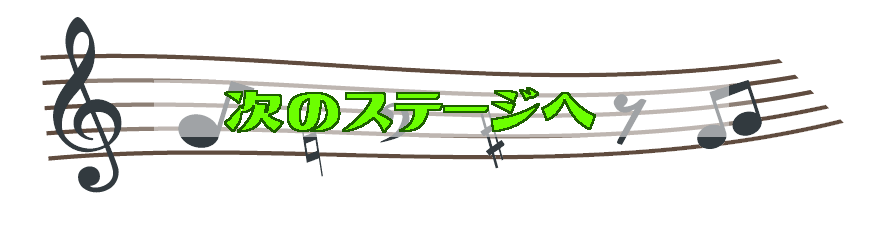
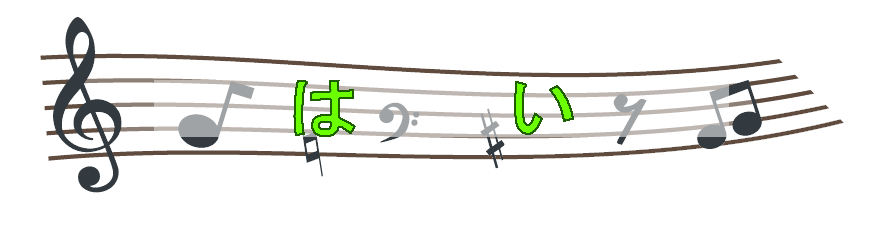
Layered file, before and after one edit (880x250). Changes by layer:
hid "次のステージへ" over 224, 87, 596, 133
added layer "は い" above "フレーム" over 293, 80, 574, 137
